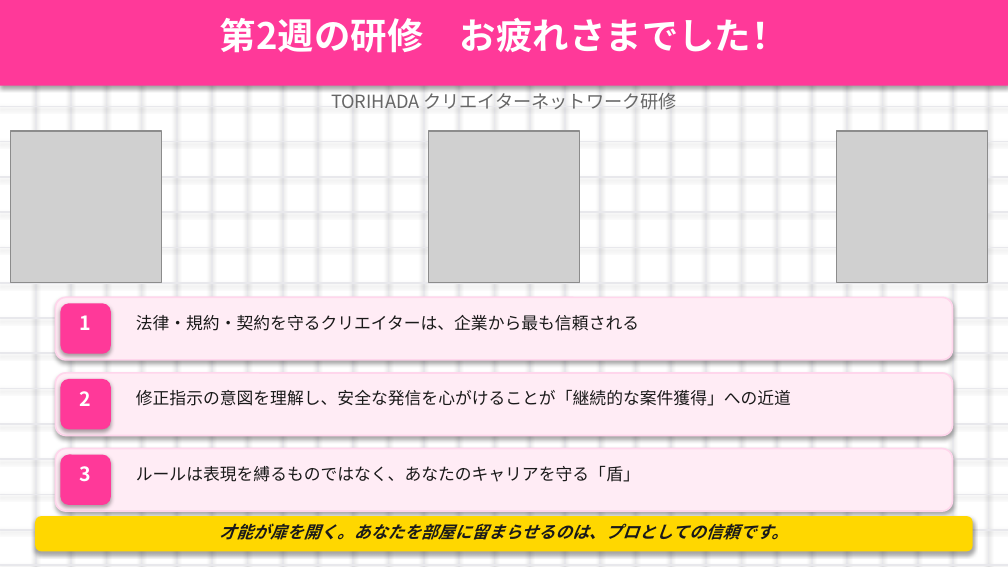
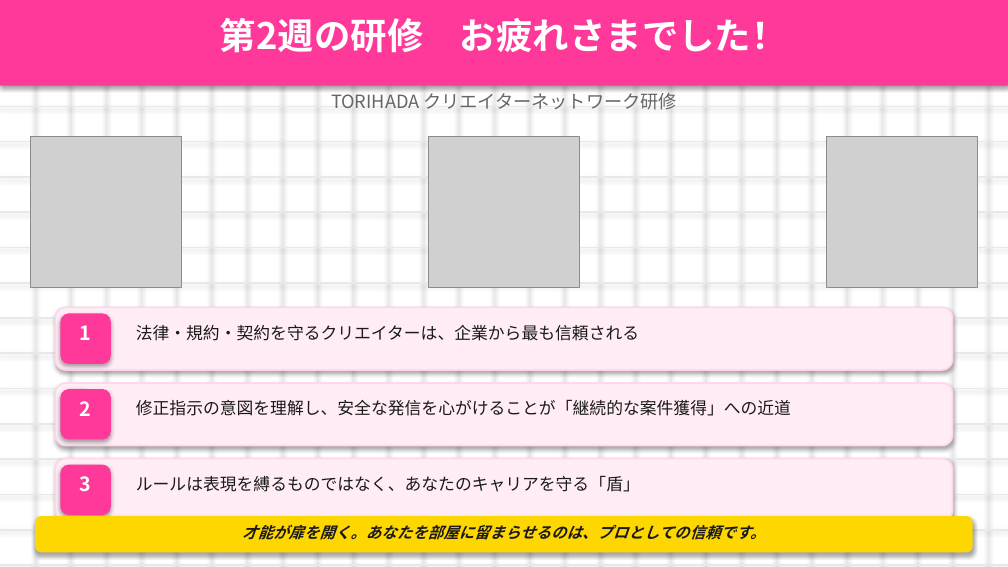
Before and after one commit to nagasawakai-eng/torihada-pptx-editor, a slide deck: slide 27 of TORIHADA_第2週_研修資料.pptx. Drawn at 1008x567 pixels with LibreOffice and Linux fonts; fonts in the diff are those of the drawing; grey boxes stand for pictures. Boxes give left, top, right and bottom in pixels: in the first picture for what was removed or moved away, otherwise in the second. Text is boxed around its words. In the diff, an @@ line names an element or a change of style, - is before the commit and + after.

```diff
--- a/TORIHADA_第2週_研修資料.pptx
+++ b/TORIHADA_第2週_研修資料.pptx
@@ picture: place and size @@
-picture at [10, 131, 161, 282]
+picture at [30, 136, 181, 287]
@@ picture: place and size @@
-picture at [428, 131, 580, 282]
+picture at [428, 136, 580, 287]
@@ picture: place and size @@
-picture at [837, 131, 988, 282]
+picture at [827, 136, 978, 287]
@@ 6 texts, 6 rounded rectangles: place and size @@
-6 texts, 6 rounded rectangles at [55, 297, 953, 511]
+6 texts, 6 rounded rectangles at [55, 307, 953, 521]
@@ text "才能が扉を開く。あなたを部屋に留まらせるのは、プロとしての信頼です。" at [242, 525, 765, 540]: size 12 to 11 pt @@
```
Also in this commit, not shown: 26 other slides changed, 27 other files.
